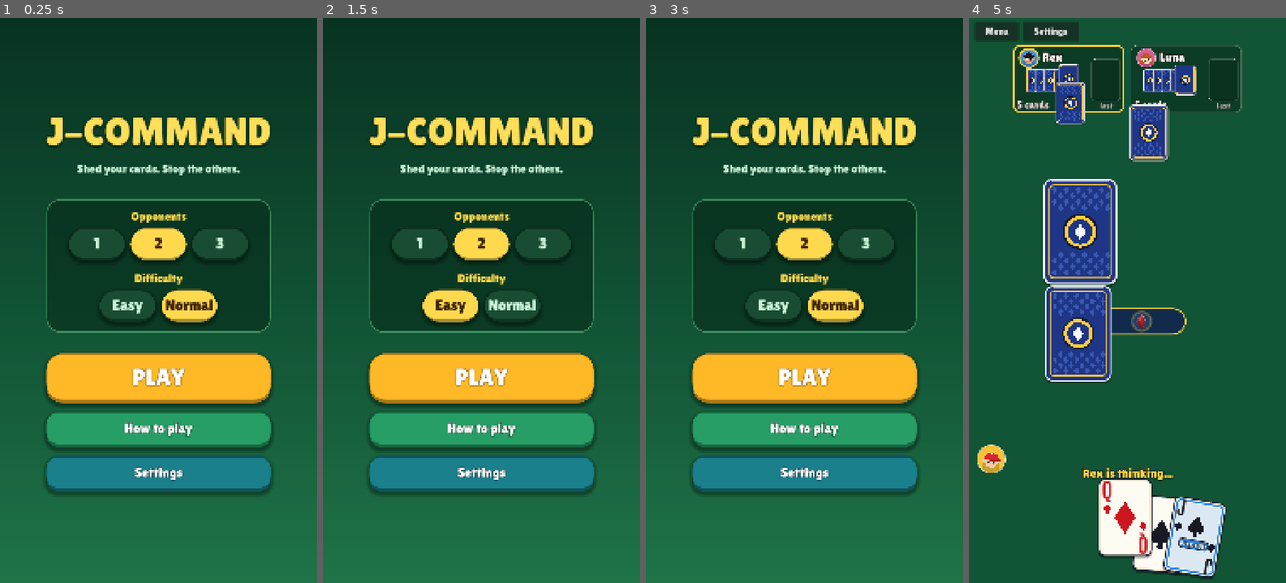
Above: before the commit, frames 1-4 (left to right).
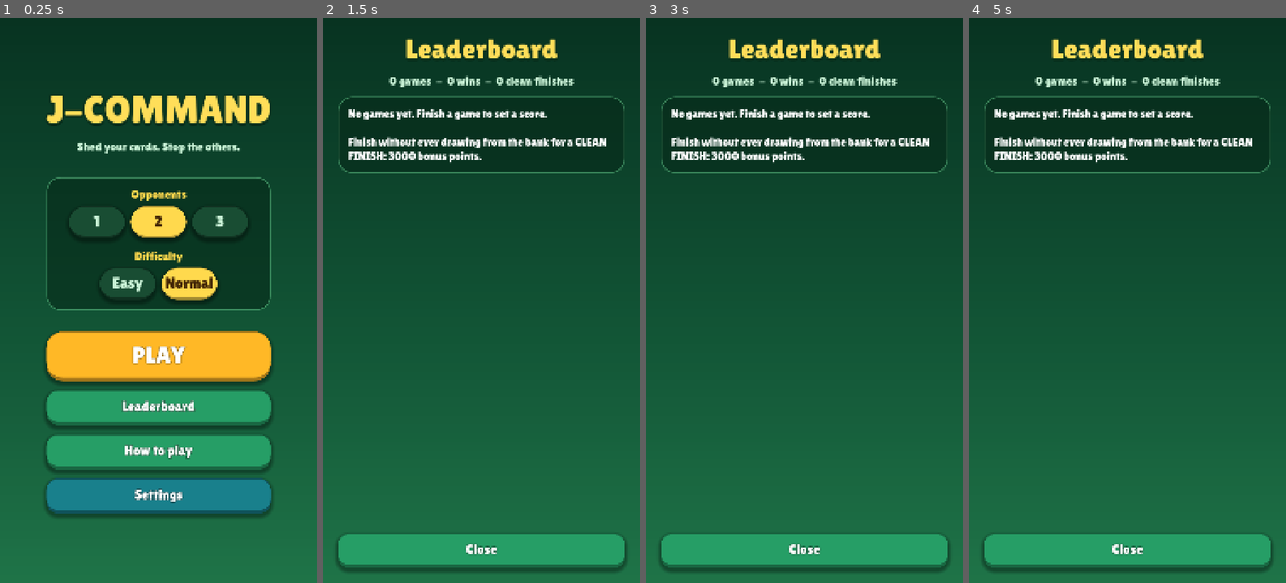
Above: after the commit, the same moments.

Repository: lambou/jcommand-cards-monorepo
Game: Godot game, scene res://scenes/main.tscn
The game is run twice, just before and just after one commit, with the same random seed, the same clock (stepped at 60 frames per second) and the same inputs.
Inputs (mouse positions are in pixels of both pictures, inside the frame that each line leads up to):
- Up to frame 1 (0.25 s): no input
- Up to frame 2 (1.5 s): click (481, 407) at 0.5 s, where only the run after the commit has a clickable "Leaderboard"; click "Easy" at 1.25 s
- Up to frame 3 (3 s): click "Easy" at 2 s; click "Normal" at 2.75 s
- Up to frame 4 (5 s): click "Normal" at 3.5 s; click "PLAY" at 4.25 s

The runs differ from the first frame. In frame 1, 30% of the frame differs, in the area x 14-86%, y 13-89%; in frame 2, 34%; in frame 3, 34%; in frame 4, 41%, in the area x 0-100%, y 0-100%.

Commit message:
Add scoring and leaderboard with menu panel and table hooks
Co-Authored-By: Claude Sonnet 5.5 <noreply@anthropic.com>

Diff:
--- /dev/null
+++ b/apps/mobile/scripts/game/leaderboard.gd
@@ -0,0 +1,73 @@
+extends RefCounted
+## Local leaderboard (top scores on this device), saved in user://leaderboard.cfg.
+
+const PATH := "user://leaderboard.cfg"
+const MAX_ENTRIES := 20
+
+static var _entries: Array = []
+static var _loaded := false
+
+
+static func entries() -> Array:
+	_load()
+	return _entries
+
+
+## Records a finished game. Returns the 1-based rank of the new entry, or 0 if it missed the board.
+static func add(score: int, place: int, players: int, difficulty: String, clean: bool) -> int:
+	_load()
+	var e := {"score": score, "place": place, "players": players, "difficulty": difficulty,
+		"clean": clean, "date": Time.get_date_string_from_system()}
+	# Newer entries rank below older ones with the same score.
+	var idx := _entries.size()
+	for i in _entries.size():
+		if score > int(_entries[i]["score"]):
+			idx = i
+			break
+	_games += 1
+	if place == 1:
+		_wins += 1
+	if clean:
+		_cleans += 1
+	if score <= 0 or idx >= MAX_ENTRIES: # last place (0 pts) never makes the board
+		_save()
+		return 0
+	_entries.insert(idx, e)
+	if _entries.size() > MAX_ENTRIES:
+		_entries.resize(MAX_ENTRIES)
+	_save()
+	return idx + 1
+
+
+static var _games := 0
+static var _wins := 0
+static var _cleans := 0
+
+
+## {games, wins, cleans, best}
+static func stats() -> Dictionary:
+	_load()
+	return {"games": _games, "wins": _wins, "cleans": _cleans,
+		"best": int(_entries[0]["score"]) if not _entries.is_empty() else 0}
+
+
+static func _load() -> void:
+	if _loaded:
+		return
+	_loaded = true
+	var cfg := ConfigFile.new()
+	if cfg.load(PATH) != OK:
+		return
+	_entries = cfg.get_value("board", "entries", [])
+	_games = int(cfg.get_value("stats", "games", 0))
+	_wins = int(cfg.get_value("stats", "wins", 0))
+	_cleans = int(cfg.get_value("stats", "cleans", 0))
+
+
+static func _save() -> void:
+	var cfg := ConfigFile.new()
+	cfg.set_value("board", "entries", _entries)
+	cfg.set_value("stats", "games", _games)
+	cfg.set_value("stats", "wins", _wins)
+	cfg.set_value("stats", "cleans", _cleans)
+	cfg.save(PATH)
--- a/apps/mobile/scripts/game/offline_game.gd
+++ b/apps/mobile/scripts/game/offline_game.gd
@@ -16,6 +16,7 @@
 var bot_delay := 0.9
 var rng := RandomNumberGenerator.new()
 
+var human_draws := 0 # voluntary bank draws by the human this game (for the Clean Finish bonus)
 var memory: Dictionary = {} # bot notebook (see Bot.update_memory)
 var _serial := 0
 var _passes := 0
@@ -33,6 +34,7 @@
 		seed_value = (randi() % 2000000000) + 1
 	rng.seed = seed_value
 	_passes = 0
+	human_draws = 0
 	memory = {}
 	state = CardEngine.create_game({"playerIds": ids, "seed": seed_value})
 	updated.emit([])
@@ -81,6 +83,8 @@
 	# Safety valve: if everybody keeps passing with an exhausted bank, end the game.
 	for e in res["events"]:
 		if e["type"] == "draw":
+			if e["playerId"] == HUMAN_ID and int(e["count"]) > 0:
+				human_draws += 1
 			_passes = _passes + 1 if int(e["count"]) == 0 else 0
 		elif e["type"] == "play":
 			_passes = 0
--- /dev/null
+++ b/apps/mobile/scripts/game/scoring.gd
@@ -0,0 +1,43 @@
+extends RefCounted
+## Score for one finished game (human's view). Pure functions, no state.
+##
+## Base points by finishing place, then a bonus, then a multiplier for the field size and difficulty.
+## CLEAN FINISH: getting out of the game without ever tapping the bank to draw (forced penalty
+## draws do not count against you). It is worth 3x a win and applies to any place except last.
+
+const WIN_POINTS := 1000
+const CLEAN_BONUS := 3000
+const FEW_DRAWS_MAX := 200   # bonus for a game with few voluntary draws
+const FEW_DRAWS_STEP := 50   # lost per voluntary draw
+
+const FIELD_MULT := {1: 1.0, 2: 1.5, 3: 2.0}      # by number of bots
+const DIFFICULTY_MULT := {"easy": 0.6, "normal": 1.0}
+
+
+## Returns {total, mult, clean, lines: [[label, points], ...]}. `draws` = voluntary bank draws.
+static func compute(place: int, players: int, bots: int, difficulty: String, draws: int) -> Dictionary:
+	var lines: Array = []
+	var base := int(round(float(WIN_POINTS) * float(players - place) / float(players - 1)))
+	if place == 1:
+		base = WIN_POINTS
+	lines.append(["Finished %s of %d" % [_ordinal(place), players], base])
+	var clean := draws == 0 and place < players
+	var bonus := 0
+	if clean:
+		bonus = CLEAN_BONUS
+		lines.append(["CLEAN FINISH - never drew from the bank", CLEAN_BONUS])
+	elif place < players:
+		bonus = maxi(0, FEW_DRAWS_MAX - FEW_DRAWS_STEP * draws)
+		if bonus > 0:
+			lines.append(["Few draws (%d)" % draws, bonus])
+	var mult: float = float(FIELD_MULT.get(bots, 1.0)) * float(DIFFICULTY_MULT.get(difficulty, 1.0))
+	var total := int(round(float(base + bonus) * mult))
+	return {"total": total, "mult": mult, "clean": clean, "lines": lines}
+
+
+static func _ordinal(n: int) -> String:
+	match n:
+		1: return "1st"
+		2: return "2nd"
+		3: return "3rd"
+	return "%dth" % n
--- a/apps/mobile/scripts/main.gd
+++ b/apps/mobile/scripts/main.gd
@@ -4,6 +4,7 @@
 ##   --selftest              play full games through the real UI handlers; exit code 0 = pass
 ##   --shot=<file.png> [--bots=N]   save <file>_a/_b/_c.png: mid-deal, a card mid-flight, settled
 ##   --menushot=<file.png>   screenshot of the menu
+##   --boardshot=<file.png>  leaderboard screen with sample scores (writes user://leaderboard.cfg)
 ##   --suitshot=<file.png>   the J suit picker (3D suits), then the PLAY pill spinning to a new suit
 ##   --modelview             free-turn inspector for all 3D models (drag to rotate; see ui/model_view.gd)
 ##   --modelviewshot=<file.png>   <file>_0/_90/_180/_270.png of the inspector at four turn angles
@@ -58,6 +59,18 @@
 			return
 		elif a.begins_with("--slideshot="):
 			_slideshot(a.substr(12))
+			return
+		elif a.begins_with("--boardshot="):
+			var LB := preload("res://scripts/game/leaderboard.gd")
+			LB.add(9000, 1, 3, "normal", true)
+			LB.add(2000, 1, 4, "normal", false)
+			LB.add(650, 2, 3, "easy", false)
+			_show_menu()
+			var lp := preload("res://scripts/ui/leaderboard_panel.gd").new()
+			_current.add_child(lp)
+			await get_tree().create_timer(0.5).timeout
+			get_viewport().get_texture().get_image().save_png(a.substr(12))
+			get_tree().quit()
 			return
 		elif a.begins_with("--menushot="):
 			_show_menu()
--- /dev/null
+++ b/apps/mobile/scripts/ui/leaderboard_panel.gd
@@ -0,0 +1,66 @@
+extends Control
+## Leaderboard overlay: personal stats and the top local scores.
+
+const UI := preload("res://scripts/ui/ui_kit.gd")
+const Leaderboard := preload("res://scripts/game/leaderboard.gd")
+
+signal closed
+
+
+func _ready() -> void:
+	set_anchors_and_offsets_preset(Control.PRESET_FULL_RECT)
+	z_index = 3000
+	add_child(UI.background())
+	var margin := MarginContainer.new()
+	margin.set_anchors_and_offsets_preset(Control.PRESET_FULL_RECT)
+	for side in ["left", "right", "top", "bottom"]:
+		margin.add_theme_constant_override("margin_" + side, UI.MARGIN_SCREEN)
+	add_child(margin)
+	var col := VBoxContainer.new()
+	col.add_theme_constant_override("separation", UI.SPACE_M)
+	margin.add_child(col)
+	var t := UI.title("Leaderboard")
+	t.horizontal_alignment = HORIZONTAL_ALIGNMENT_CENTER
+	col.add_child(t)
+
+	var st := Leaderboard.stats()
+	col.add_child(UI.tagline("%d games  -  %d wins  -  %d clean finishes" % [st["games"], st["wins"], st["cleans"]]))
+
+	var scroll := ScrollContainer.new()
+	scroll.size_flags_vertical = Control.SIZE_EXPAND_FILL
+	scroll.horizontal_scroll_mode = ScrollContainer.SCROLL_MODE_DISABLED
+	col.add_child(scroll)
+	var card := UI.panel()
+	card[0].size_flags_horizontal = Control.SIZE_EXPAND_FILL
+	scroll.add_child(card[0])
+	var list: Array = Leaderboard.entries()
+	if list.is_empty():
+		card[1].add_child(UI.body("No games yet. Finish a game to set a score.
+
+Finish without ever drawing from the bank for a CLEAN FINISH: 3000 bonus points.", 900))
+	for i in list.size():
+		card[1].add_child(_row(i + 1, list[i]))
+
+	var close := UI.button("Close", UI.Variant.SECONDARY, func(): closed.emit())
+	close.custom_minimum_size.x = 0
+	col.add_child(close)
+
+
+func _row(rank: int, e: Dictionary) -> Control:
+	var row := HBoxContainer.new()
+	row.add_theme_constant_override("separation", UI.SPACE_M)
+	var r := UI.heading("#%d" % rank) if rank > 3 else UI.heading(["1st", "2nd", "3rd"][rank - 1])
+	r.custom_minimum_size.x = 110
+	row.add_child(r)
+	var mid := VBoxContainer.new()
+	mid.size_flags_horizontal = Control.SIZE_EXPAND_FILL
+	var pts := UI.body("%d pts%s" % [int(e["score"]), "  CLEAN" if e.get("clean", false) else ""], 0.0, UI.FONT_BODY)
+	if e.get("clean", false):
+		pts.add_theme_color_override("font_color", UI.GOLD)
+	mid.add_child(pts)
+	var place := int(e["place"])
+	var detail := UI.hint("%s of %d  -  %s  -  %s" % [["", "1st", "2nd", "3rd", "4th"][clampi(place, 0, 4)], int(e["players"]), str(e["difficulty"]).capitalize(), str(e["date"])], 0.0)
+	detail.horizontal_alignment = HORIZONTAL_ALIGNMENT_LEFT
+	mid.add_child(detail)
+	row.add_child(mid)
+	return row
--- a/apps/mobile/scripts/ui/menu.gd
+++ b/apps/mobile/scripts/ui/menu.gd
@@ -5,6 +5,7 @@
 
 const UI := preload("res://scripts/ui/ui_kit.gd")
 const SettingsPanel := preload("res://scripts/ui/settings_panel.gd")
+const LeaderboardPanel := preload("res://scripts/ui/leaderboard_panel.gd")
 
 const RULES_TEXT := """GOAL
 Be the first to play all your cards.
@@ -19,6 +20,9 @@
 2 - goes on anything and slides under the pile; nothing changes.
 J - you choose the next suit. A J can go on another J.
 Ace (Stop) - skips the next player. An Ace can go on another Ace.
+
+SCORING
+Points for your finishing place, multiplied for more opponents and for Normal difficulty. Finish without ever drawing from the bank (a CLEAN FINISH) for 3000 bonus points. Forced penalty draws do not count against you.
 
 ENDING
 In a 2-player game you cannot finish on an Ace, and a last 7 or Lion only wins if the opponent cannot answer it."""
@@ -47,6 +51,7 @@
 
 	box.add_child(UI.spacer(10))
 	box.add_child(UI.button("PLAY", UI.Variant.PRIMARY, func(): start_requested.emit(bots, difficulty), true))
+	box.add_child(UI.button("Leaderboard", UI.Variant.SECONDARY, _show_leaderboard))
 	box.add_child(UI.button("How to play", UI.Variant.SECONDARY, _show_rules))
 	box.add_child(UI.button("Settings", UI.Variant.TERTIARY, _show_settings))
 
@@ -77,6 +82,12 @@
 	add_child(overlay)
 
 
+func _show_leaderboard() -> void:
+	var p := LeaderboardPanel.new()
+	p.closed.connect(p.queue_free)
+	add_child(p)
+
+
 func _show_settings() -> void:
 	var p := SettingsPanel.new()
 	p.closed.connect(p.queue_free)
--- a/apps/mobile/scripts/ui/table.gd
+++ b/apps/mobile/scripts/ui/table.gd
@@ -15,6 +15,8 @@
 const Avatar := preload("res://scripts/ui/avatar.gd")
 const AvatarView := preload("res://scripts/ui/avatar_view.gd")
 const UI := preload("res://scripts/ui/ui_kit.gd")
+const Scoring := preload("res://scripts/game/scoring.gd")
+const Leaderboard := preload("res://scripts/game/leaderboard.gd")
 const Podium := preload("res://scripts/ui/podium.gd")
 const Sfx := preload("res://scripts/audio/sfx.gd")
 const Settings := preload("res://scripts/game/settings.gd")
@@ -1094,8 +1096,11 @@
 	var my_place := int(_find(st, ME)["place"])
 	box.add_child(UI.title("You win!" if my_place == 1 else "You finished %s" % _ordinal(my_place)))
 
+	var result := Scoring.compute(my_place, st["players"].size(), bots, difficulty, game.human_draws)
+	var rank := Leaderboard.add(int(result["total"]), my_place, st["players"].size(), difficulty, bool(result["clean"]))
+
 	var pod := Podium.new()
-	pod.custom_minimum_size = Vector2(minf(size.x * 0.94, 1040.0), minf(760.0, size.y * 0.42))
+	pod.custom_minimum_size = Vector2(minf(size.x * 0.94, 1040.0), minf(620.0, size.y * 0.32))
 	pod.setup(st["finishedOrder"], game.names, ME)
 	pod.first_landed.connect(func():
 		Sfx.play("win" if my_place == 1 else "lose")
@@ -1103,12 +1108,41 @@
 			Fx.confetti(over_panel, size.x))
 	box.add_child(pod)
 
+	box.add_child(_score_panel(result, rank))
 	box.add_child(UI.button("Play again", UI.Variant.PRIMARY, func(): start(bots, difficulty)))
 	box.add_child(UI.button("Menu", UI.Variant.SECONDARY, func(): quit_to_menu.emit()))
 	add_child(over_panel)
 	pod.play()
 
 
+## Score breakdown card shown under the podium on the results screen.
+func _score_panel(result: Dictionary, rank: int) -> Control:
+	var card := UI.panel(UI.SPACE_S)
+	card[0].custom_minimum_size.x = minf(size.x * 0.94, 1000.0)
+	var inner: VBoxContainer = card[1]
+	for line in result["lines"]:
+		var row := HBoxContainer.new()
+		var name_l := UI.body(str(line[0]), 0.0, UI.FONT_HINT)
+		name_l.size_flags_horizontal = Control.SIZE_EXPAND_FILL
+		name_l.autowrap_mode = TextServer.AUTOWRAP_WORD_SMART
+		row.add_child(name_l)
+		row.add_child(UI.body("+%d" % int(line[1]), 0.0, UI.FONT_HINT))
+		inner.add_child(row)
+	if not is_equal_approx(float(result["mult"]), 1.0):
+		inner.add_child(UI.hint("x%s for %d opponents, %s" % [str(snappedf(float(result["mult"]), 0.01)), bots, difficulty]))
+	inner.add_child(UI.title("%d pts" % int(result["total"]), UI.FONT_H1))
+	var note := ""
+	if bool(result["clean"]):
+		note = "Clean finish!"
+	if rank == 1:
+		note = (note + " " if note != "" else "") + "New #1 on the leaderboard"
+	elif rank > 0:
+		note = (note + " " if note != "" else "") + "Leaderboard rank #%d" % rank
+	if note != "":
+		inner.add_child(UI.heading(note))
+	return card[0]
+
+
 func _open_settings() -> void:
 	var p := SettingsPanel.new()
 	p.closed.connect(p.queue_free)
Not shown, added: apps/mobile/scripts/tests/sim_choices.gd.uid
Not shown, changed: GDD.md
